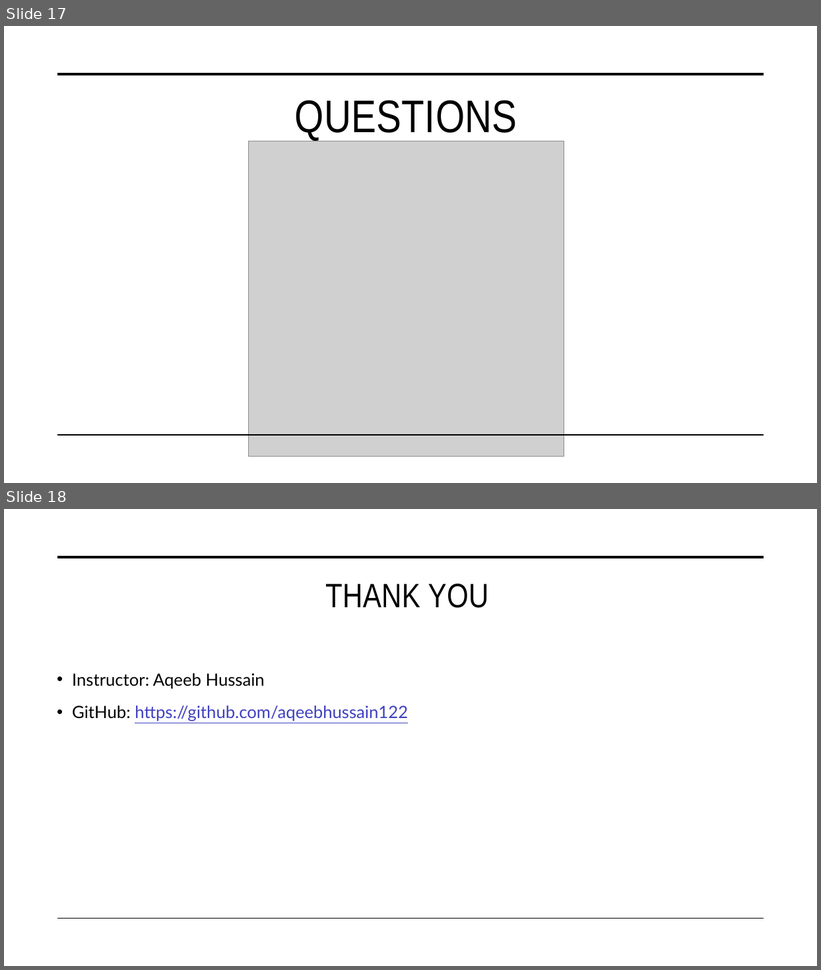
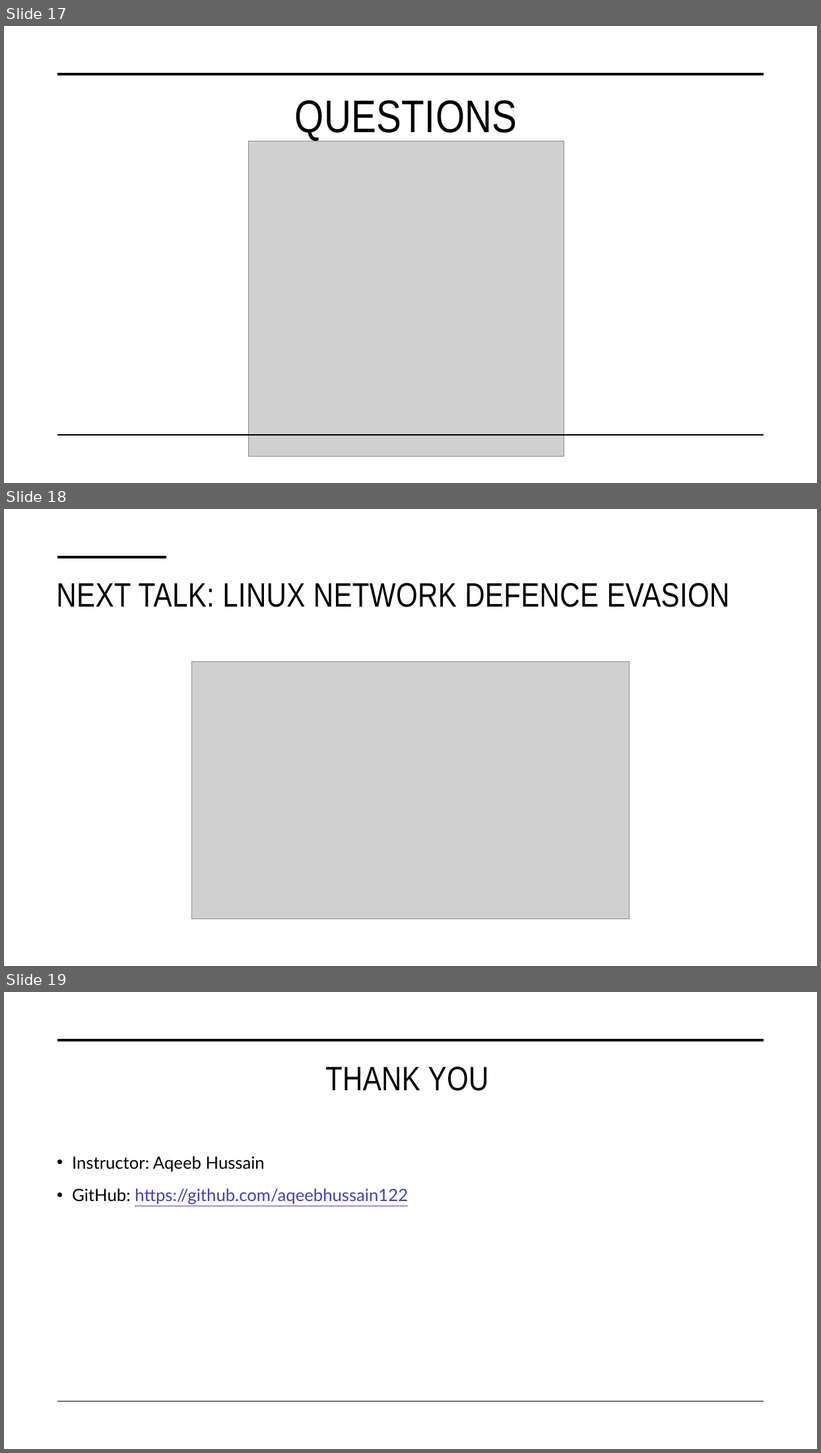
Before and after one commit to aqeebhussain122/hpc-offensive-security, a slide deck: 7 - Offensive Security Tactics for Linux Professionals - Linux Restricted Shell Escapes.pptx. Shown one above the other, each under a label of ours: slides 17 and 18 before the commit, slides 17, 18 and 19 after it. The pictures are 821x970 and 821x1453 pixels, drawn with LibreOffice and Linux fonts; fonts in the diff are those of the drawing; grey boxes stand for pictures. Boxes give left, top, right and bottom in pixels: in the first picture for what was removed or moved away, otherwise in the second. Text is boxed around its words. In the diff, an @@ line names an element or a change of style, - is before the commit and + after.

```diff
--- a/7 - Offensive Security Tactics for Linux Professionals - Linux Restricted Shell Escapes.pptx
+++ b/7 - Offensive Security Tactics for Linux Professionals - Linux Restricted Shell Escapes.pptx
@@ slide 18 added at (4, 509, 817, 966), background #FFFFFF @@
@@ line added from (57, 557) to (167, 557), #000000 3.5 pt @@
@@ title added at (56, 583, 730, 607), 40 pt, text #000000 @@
+NEXT TALK: LINUX NETWORK DEFENCE EVASION
@@ picture added at (191, 662, 630, 920) @@
@@ what was slide 18 is now slide 19 @@
```
Also in this commit, not shown: 8 other files.
